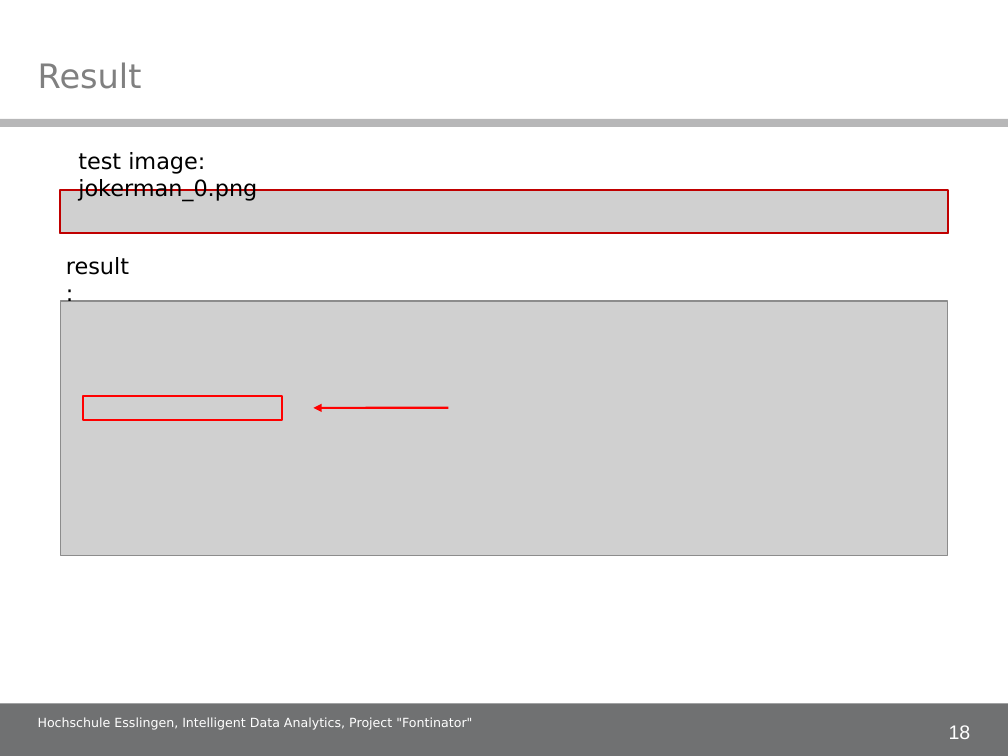
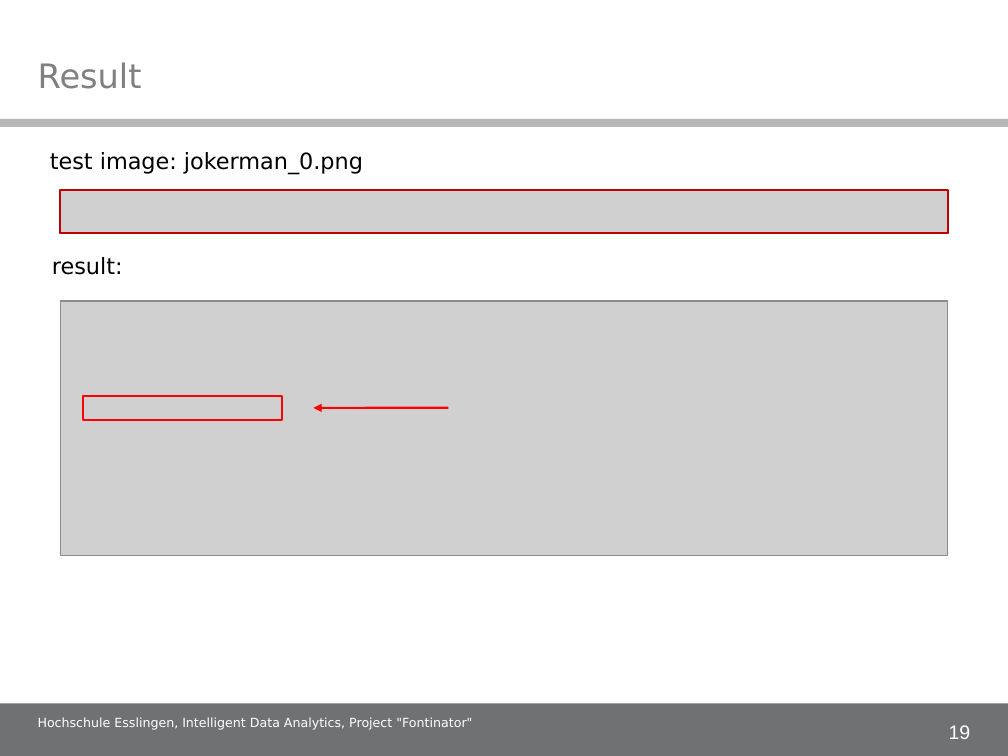
Before and after one commit to alex-ta/Fontinator, a slide deck: slide 19 of Documents/IDA_project_presentation.ppt (slide 18 before the commit). Drawn at 1008x756 pixels with LibreOffice and Linux fonts; fonts in the diff are those of the drawing; grey boxes stand for pictures; background and template pictures are left out. Boxes give left, top, right and bottom in pixels: in the first picture for what was removed or moved away, otherwise in the second. Text is boxed around its words. In the diff, an @@ line names an element or a change of style, - is before the commit and + after.

```diff
--- a/Documents/IDA_project_presentation.ppt
+++ b/Documents/IDA_project_presentation.ppt
@@ text "test image: jokerman_0.png" rewrapped from <box>78,152,257,202</box> to <box>50,152,363,175</box> @@
@@ text "result:" rewrapped from <box>66,257,129,275</box> to <box>52,257,123,275</box> @@
@@ page number at <box>949,725,971,739</box>: text changed @@
-18
+19
```
Also in this commit, not shown: 25 other slides changed, 1 slide added.
